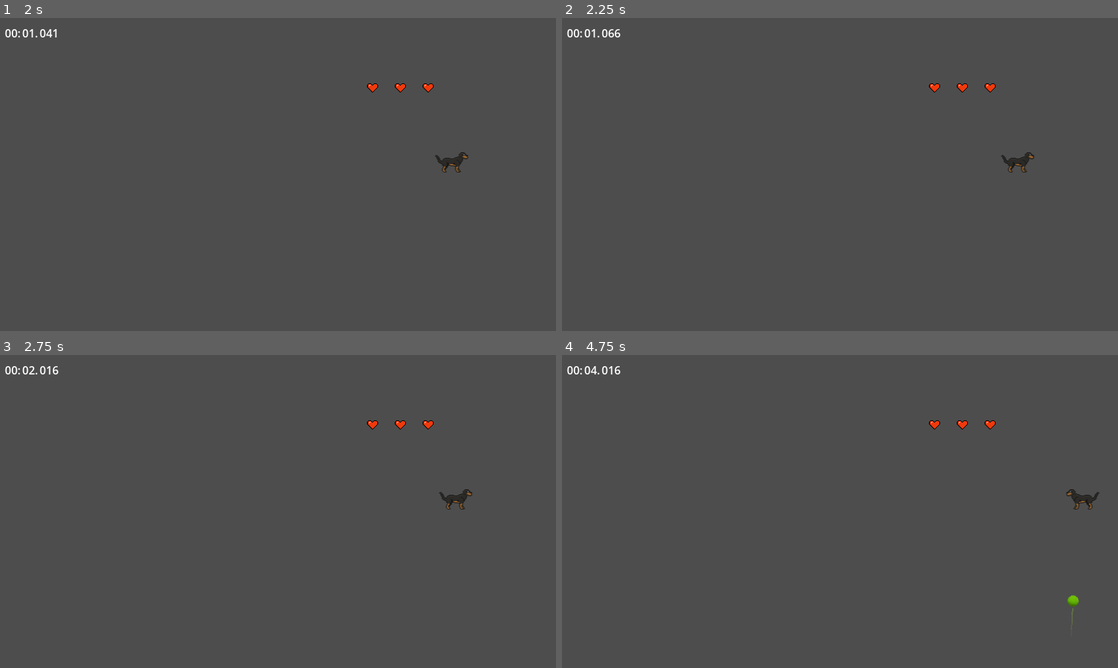
Above: before the commit, frames 1-4 (two rows, left to right).
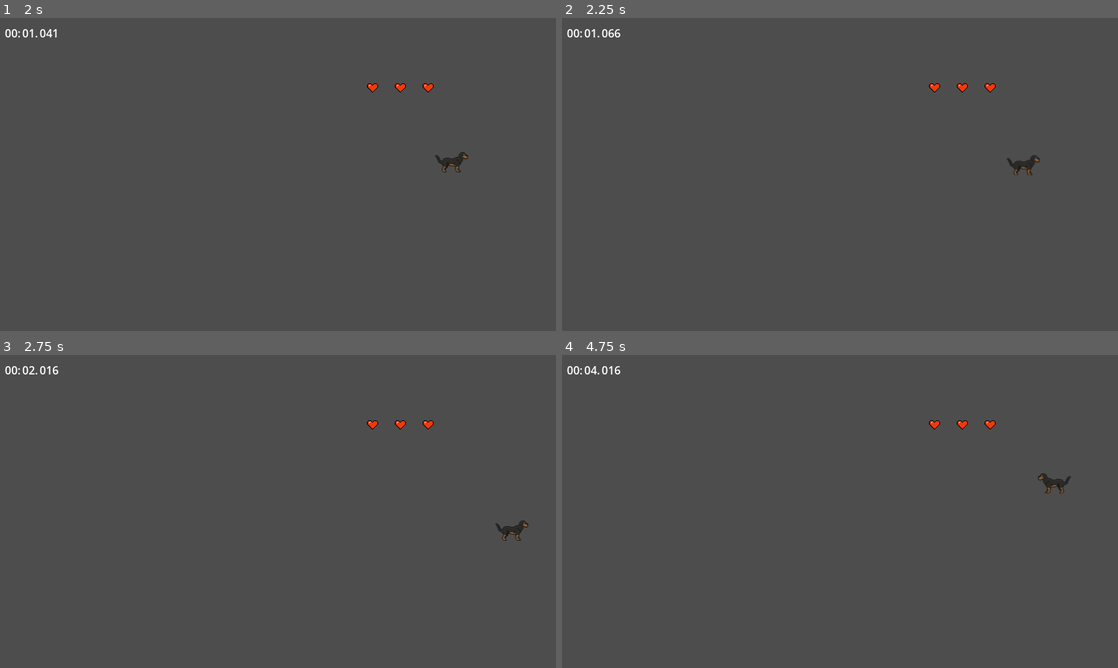
Above: after the commit, the same moments.

Repository: magickbot/putudodge
Game: Godot game, scene res://scenes/ui/main_menu.tscn
The game is run twice, just before and just after one commit, with the same random seed, the same clock (stepped at 60 frames per second) and the same inputs.
Inputs (mouse positions are in pixels of both pictures, inside the frame that each line leads up to):
- Up to frame 1 (2 s): click "START" at 0.5 s; move the mouse to (400, 158) at 1.27 s; hold Right (ui_right) from 1.28 s (still down); click (400, 158) at 1.42 s
- Up to frame 2 (2.25 s): release Right (ui_right) at 2 s; drag from (728, 190) to (812, 237) at 2.02 s
- Up to frame 3 (2.75 s): no input
- Up to frame 4 (4.75 s): move the mouse to (895, 442) at 2.77 s; hold Right (ui_right) 2.78-3.5 s; drag from (812, 574) to (673, 464) at 3.52 s; move the mouse to (1006, 558) at 4.27 s; hold Left (ui_left) from 4.28 s (still down)

Frame 1 is identical in both runs. In frame 2, 0.2% of the frame differs, in the area x 79-86%, y 42-51%; in frame 3, 0.3%; in frame 4, 0.4%, in the area x 85-97%, y 37-86%.

Commit message:
joystick update

Diff:
--- a/scenes/joystick.tscn
+++ /dev/null
@@ -1,36 +0,0 @@
-[gd_scene load_steps=4 format=3 uid="uid://s8a0rs2vx5ca"]
-
-[ext_resource type="Script" path="res://scenes/joystick.gd" id="1_m03u7"]
-[ext_resource type="Texture2D" path="res://assets/Joystick.png" id="2_luu5j"]
-[ext_resource type="Texture2D" path="res://assets/SmallHandleFilled.png" id="3_g1lyw"]
-
-[node name="Joystick" type="Control" node_paths=PackedStringArray("knob")]
-layout_mode = 3
-anchors_preset = 0
-offset_right = 40.0
-offset_bottom = 40.0
-script = ExtResource("1_m03u7")
-knob = NodePath("Base/Knob")
-
-[node name="Base" type="TextureRect" parent="."]
-layout_mode = 1
-offset_right = 300.0
-offset_bottom = 300.0
-scale = Vector2(0.5, 0.5)
-texture = ExtResource("2_luu5j")
-metadata/_edit_use_anchors_ = true
-
-[node name="Knob" type="TextureRect" parent="Base"]
-layout_mode = 1
-anchors_preset = 8
-anchor_left = 0.5
-anchor_top = 0.5
-anchor_right = 0.5
-anchor_bottom = 0.5
-offset_left = -50.0
-offset_top = -50.0
-offset_right = 50.0
-offset_bottom = 50.0
-grow_horizontal = 2
-grow_vertical = 2
-texture = ExtResource("3_g1lyw")
--- /dev/null
+++ b/scenes/touchinput.tscn
@@ -0,0 +1,7 @@
+[gd_scene format=3 uid="uid://s8a0rs2vx5ca"]
+
+[node name="Joystick" type="Control"]
+layout_mode = 3
+anchors_preset = 0
+offset_right = 40.0
+offset_bottom = 40.0
--- a/scenes/ui/Main.tscn
+++ b/scenes/ui/Main.tscn
@@ -1,8 +1,9 @@
-[gd_scene load_steps=12 format=3 uid="uid://c7aer2gm3ia2k"]
+[gd_scene load_steps=13 format=3 uid="uid://c7aer2gm3ia2k"]
 
-[ext_resource type="PackedScene" uid="uid://cy5241v818q86" path="res://scenes/ui/joystick.tscn" id="1_yvcut"]
+[ext_resource type="Script" uid="uid://bkoacbmxfxqo4" path="res://scripts/touch_input.gd" id="2_s0uuu"]
 [ext_resource type="Texture2D" uid="uid://dq84vfhmuqjf7" path="res://assets/sprites/ui/Pixel Heart Sprite Sheet 16x16.png" id="2_thnqr"]
 [ext_resource type="Script" uid="uid://ccu33m72jiaud" path="res://scripts/timer.gd" id="3_gl1th"]
+[ext_resource type="PackedScene" uid="uid://s8a0rs2vx5ca" path="res://scenes/touchinput.tscn" id="3_jy5xg"]
 [ext_resource type="PackedScene" uid="uid://bkcgh8avstrjh" path="res://scenes/entities/player.tscn" id="4_upid4"]
 [ext_resource type="PackedScene" uid="uid://ytm16td4s2ss" path="res://scenes/entities/spawner.tscn" id="5_umypx"]
 [ext_resource type="PackedScene" uid="uid://1tm74bkji7y6" path="res://scenes/entities/hp_bubble.tscn" id="6_jy5xg"]
@@ -35,13 +36,8 @@
 
 [node name="CanvasLayer" type="CanvasLayer" parent="."]
 
-[node name="Joystick" parent="CanvasLayer" instance=ExtResource("1_yvcut")]
-offset_left = 50.0
-offset_top = 450.0
-offset_right = 90.0
-offset_bottom = 490.0
-size_flags_horizontal = 0
-size_flags_vertical = 8
+[node name="TouchInput" parent="CanvasLayer" instance=ExtResource("3_jy5xg")]
+script = ExtResource("2_s0uuu")
 
 [node name="LifeContainer" type="Control" parent="CanvasLayer"]
 layout_mode = 3
--- a/scenes/ui/joystick.tscn
+++ b/scenes/ui/joystick.tscn
@@ -1,6 +1,6 @@
 [gd_scene load_steps=4 format=3 uid="uid://cy5241v818q86"]
 
-[ext_resource type="Script" uid="uid://bkoacbmxfxqo4" path="res://scripts/joystick.gd" id="1_m03u7"]
+[ext_resource type="Script" uid="uid://bkoacbmxfxqo4" path="res://scripts/touch_input.gd" id="1_m03u7"]
 [ext_resource type="Texture2D" uid="uid://dtmwa1s3ufxtv" path="res://assets/sprites/ui/Joystick.png" id="2_luu5j"]
 [ext_resource type="Texture2D" uid="uid://bjlb05fvo5fd1" path="res://assets/sprites/ui/SmallHandleFilled.png" id="3_g1lyw"]
 
--- a/scripts/joystick.gd
+++ /dev/null
@@ -1,38 +0,0 @@
-# Joystick.gd
-extends Control
-
-@export var knob: TextureRect
-@export var max_distance: float = 50.0
-var direction := Vector2.ZERO
-@onready var base = $Base
-
-
-func _ready():
-	knob.position = base.size / 2 - knob.size / 2
-
-func _gui_input(event):
-	if event is InputEventScreenTouch:
-		if event.pressed:
-			_handle_joystick(event.position * 2)
-		else:
-			_reset_joystick()
-	elif event is InputEventScreenDrag:
-		_handle_joystick(event.position * 2)
-
-func _handle_joystick(local_pos: Vector2):
-	var center = base.get_size() / 2
-	var offset = local_pos - center
-
-	direction = Vector2.ZERO  # remove 'var' here!
-	if offset.length() > 0:
-		direction = offset.normalized()
-
-	var dist = min(offset.length(), max_distance)
-	knob.position = center + direction * dist - knob.get_size() / 2
-
-func _reset_joystick():
-	direction = Vector2.ZERO
-	knob.position = base.size / 2 - knob.size / 2
-
-func get_input_direction() -> Vector2:
-	return direction
--- a/scripts/player.gd
+++ b/scripts/player.gd
@@ -7,7 +7,7 @@
 var is_invulnerable := false
 @export var invulnerability_time := 1.0
 
-@onready var joystick = get_node("/root/Main/CanvasLayer/Joystick")
+@onready var touch = get_node("/root/Main/CanvasLayer/TouchInput")
 @onready var life_container = get_node("/root/Main/CanvasLayer/LifeContainer")
 @onready var camera = get_node("/root/Main/Camera2D")
 @onready var sprite = $Sprite2D
@@ -108,7 +108,7 @@
 func get_combined_input_direction() -> Vector2:
 	# Get input from both WASD and joystick, then combine them
 	var wasd_input = Vector2.ZERO
-	var joystick_input = Vector2.ZERO
+	var touch_input = Vector2.ZERO
 
 	# WASD input
 	if Input.is_action_pressed("ui_left"):
@@ -125,11 +125,11 @@
 		wasd_input = wasd_input.normalized()
 
 	# Joystick input
-	if joystick:
-		joystick_input = joystick.get_input_direction()
+	if touch:
+		touch_input = touch.get_input_direction()
 
 	# Combine both inputs - if both are active, they add together
-	var combined_input = wasd_input + joystick_input
+	var combined_input = wasd_input + touch_input
 
 	# Clamp the combined input to prevent super-speed when using both
 	if combined_input.length() > 1.0:
--- /dev/null
+++ b/scripts/touch_input.gd
@@ -0,0 +1,26 @@
+# TouchInput.gd
+extends Control
+
+@export var max_distance := 100.0
+var start_pos := Vector2.ZERO
+var direction := Vector2.ZERO
+var active := false
+
+func _input(event):
+	if event is InputEventScreenTouch:
+		if event.pressed and event.position.x < get_viewport_rect().size.x / 2:
+			active = true
+			start_pos = event.position
+		else:
+			active = false
+			direction = Vector2.ZERO
+	elif event is InputEventScreenDrag and active:
+		var offset = event.position - start_pos
+		if offset.length() > 0:
+			direction = offset.normalized()
+			direction *= min(offset.length(), max_distance) / max_distance
+		else:
+			direction = Vector2.ZERO
+
+func get_input_direction() -> Vector2:
+	return direction
Not shown: 1 places in scenes/world.tscn that only renumber resources
Renamed: scripts/joystick.gd.uid -> scripts/touch_input.gd.uid
